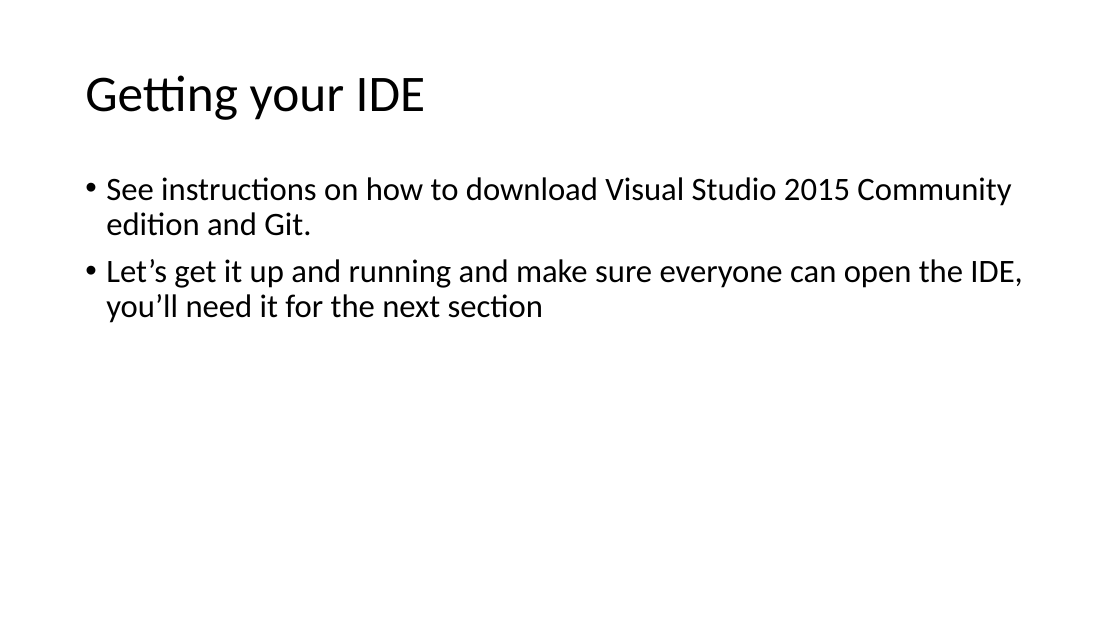
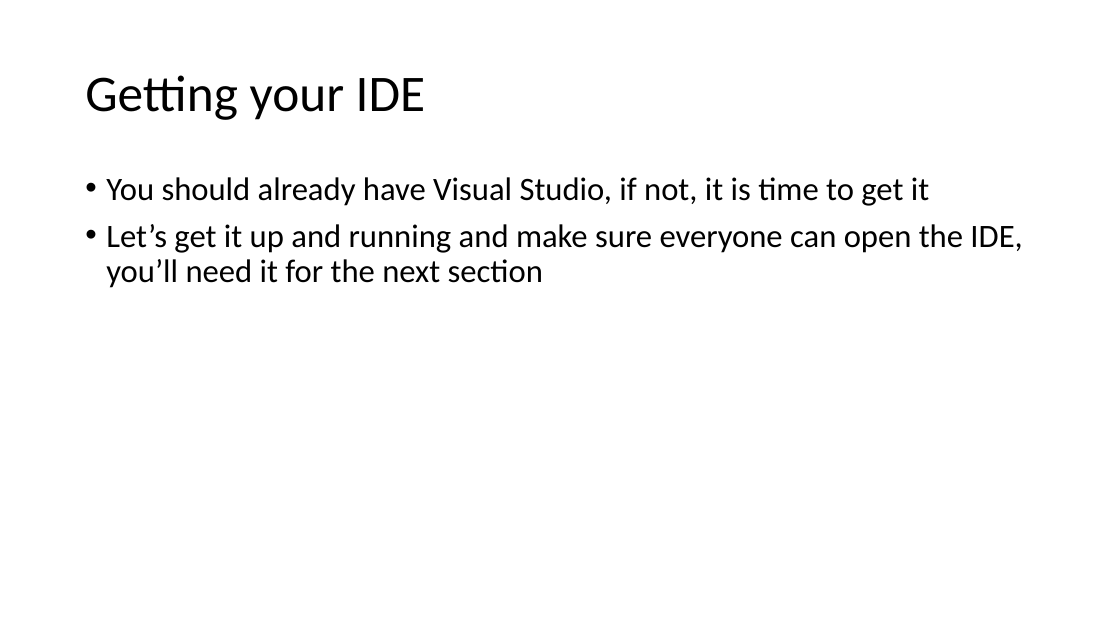
Before and after one commit to uugengiven/academypgh, a slide deck: slide 8 of Code/Slides/Academy PGH 1.1.pptx (slide 7 before the commit). Drawn at 1120x630 pixels with LibreOffice and Linux fonts; fonts in the diff are those of the drawing. Boxes give left, top, right and bottom in pixels: in the first picture for what was removed or moved away, otherwise in the second. Text is boxed around its words. In the diff, an @@ line names an element or a change of style, - is before the commit and + after.

```diff
--- a/Code/Slides/Academy PGH 1.1.pptx
+++ b/Code/Slides/Academy PGH 1.1.pptx
@@ text at box(106, 177, 929, 206): text changed @@
-• See instructions on how to download Visual Studio 2015 Community edition and Git.
+• You should already have Visual Studio, if not, it is time to get it
```
Also in this commit, not shown: 8 other slides changed, 1 slide added, 13 other files.
